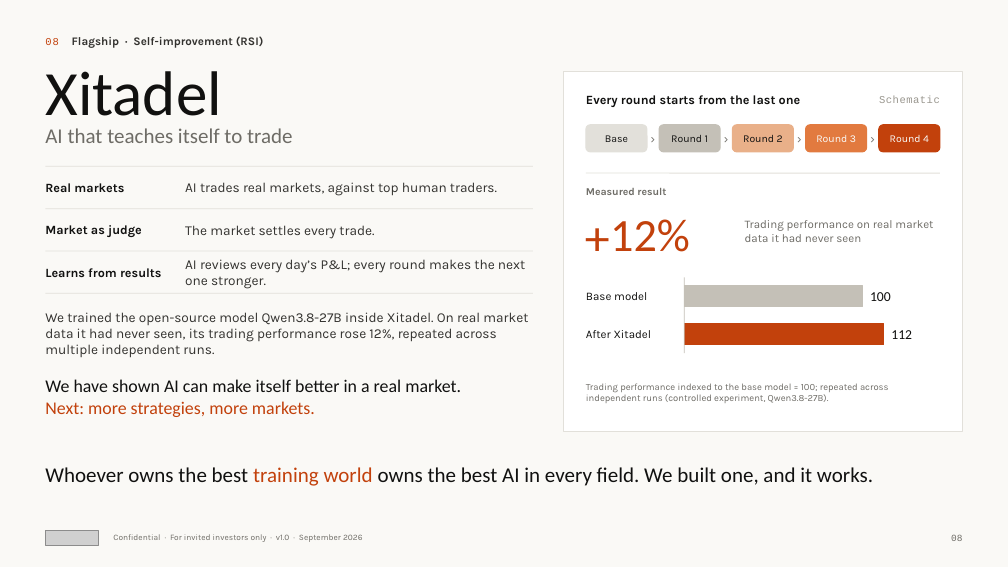
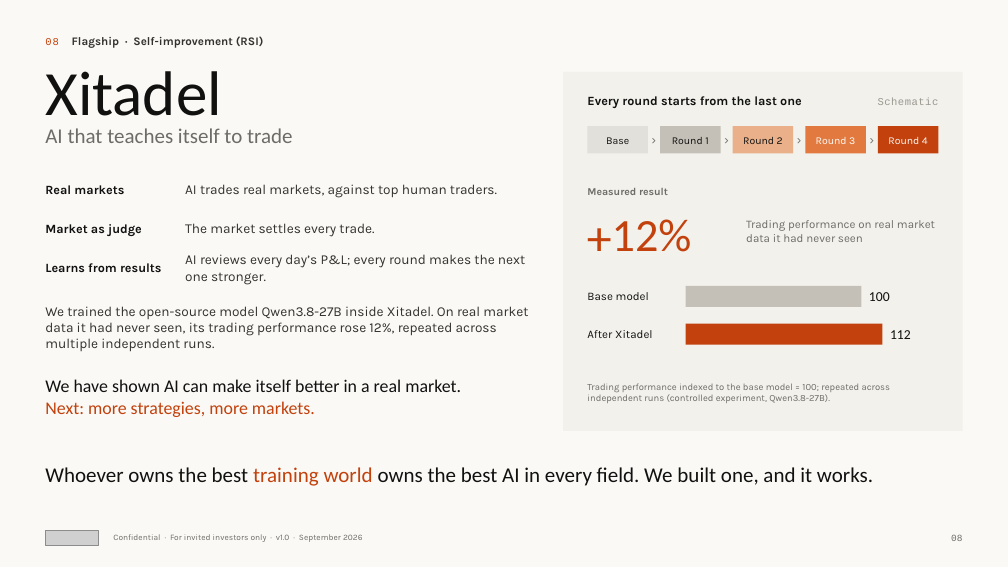
Before and after one commit to wangchen0802/Delta1, a slide deck: slide 8 of SimReal-Seed-Deck-EN.pptx. Drawn at 1008x567 pixels with LibreOffice and Linux fonts; fonts in the diff are those of the drawing; grey boxes stand for pictures. Boxes give left, top, right and bottom in pixels: in the first picture for what was removed or moved away, otherwise in the second. Text is boxed around its words. In the diff, an @@ line names an element or a change of style, - is before the commit and + after.

```diff
--- a/SimReal-Seed-Deck-EN.pptx
+++ b/SimReal-Seed-Deck-EN.pptx
@@ rectangle at box(563, 72, 963, 431): fill #FFFFFF to #F2F1EC; outline #E2E0DA 0.75 pt to none @@
@@ rounded rectangle removed at box(586, 125, 647, 152) @@
@@ rectangle added at box(588, 126, 648, 154), fill #E2E0DA @@
@@ rounded rectangle removed at box(659, 125, 721, 152) @@
@@ rectangle added at box(660, 126, 721, 154), fill #C4C0B7 @@
@@ rounded rectangle removed at box(733, 125, 794, 152) @@
@@ rectangle added at box(733, 126, 793, 154), fill #E9B089 @@
@@ rectangle added at box(805, 126, 866, 154), fill #E27A3F @@
@@ rounded rectangle removed at box(806, 125, 867, 152) @@
@@ rectangle added at box(878, 126, 938, 154), fill #C2410C @@
@@ rounded rectangle removed at box(879, 125, 940, 152) @@
@@ line removed from (45, 166) to (533, 166) @@
@@ line removed from (586, 173) to (940, 173) @@
@@ line removed from (45, 209) to (533, 209) @@
@@ 3 texts: place and size @@
-3 texts at box(45, 259, 528, 358)
+3 texts at box(45, 254, 528, 352)
@@ line removed from (45, 293) to (533, 293) @@
@@ line removed from (684, 278) to (684, 353) @@
@@ rectangle at box(686, 286, 861, 307): outline #C4C0B7 1 pt to none @@
@@ rectangle at box(686, 324, 882, 345): outline #C2410C 1 pt to none @@
```
Also in this commit, not shown: 16 other slides changed, 4 other files.
